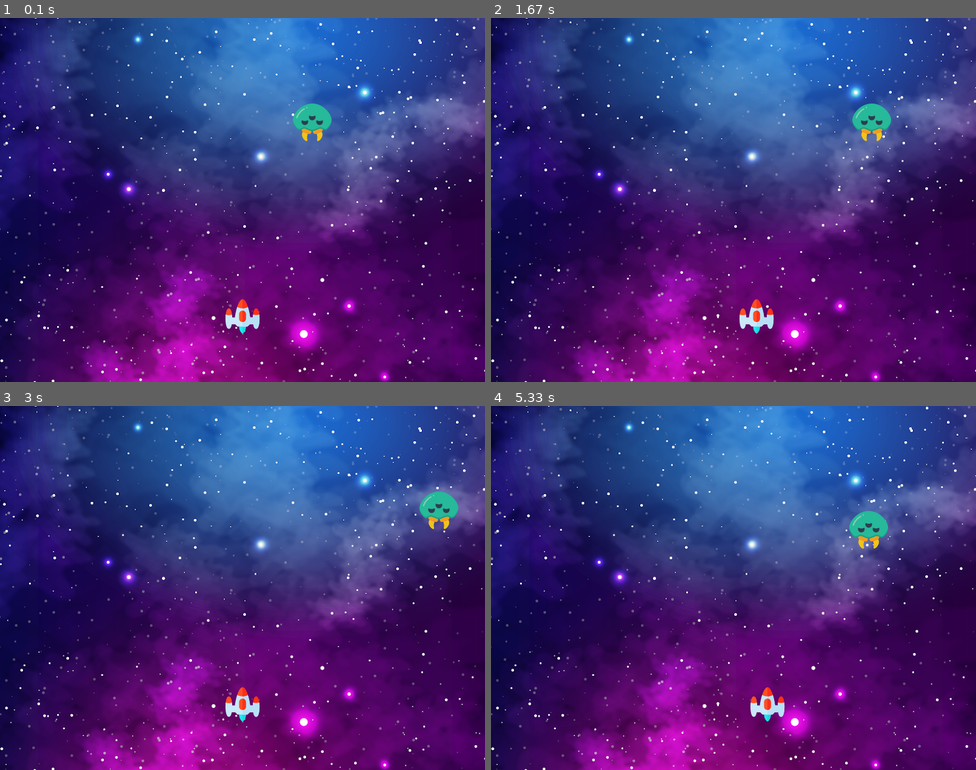
Above: before the commit, frames 1-4 (two rows, left to right).
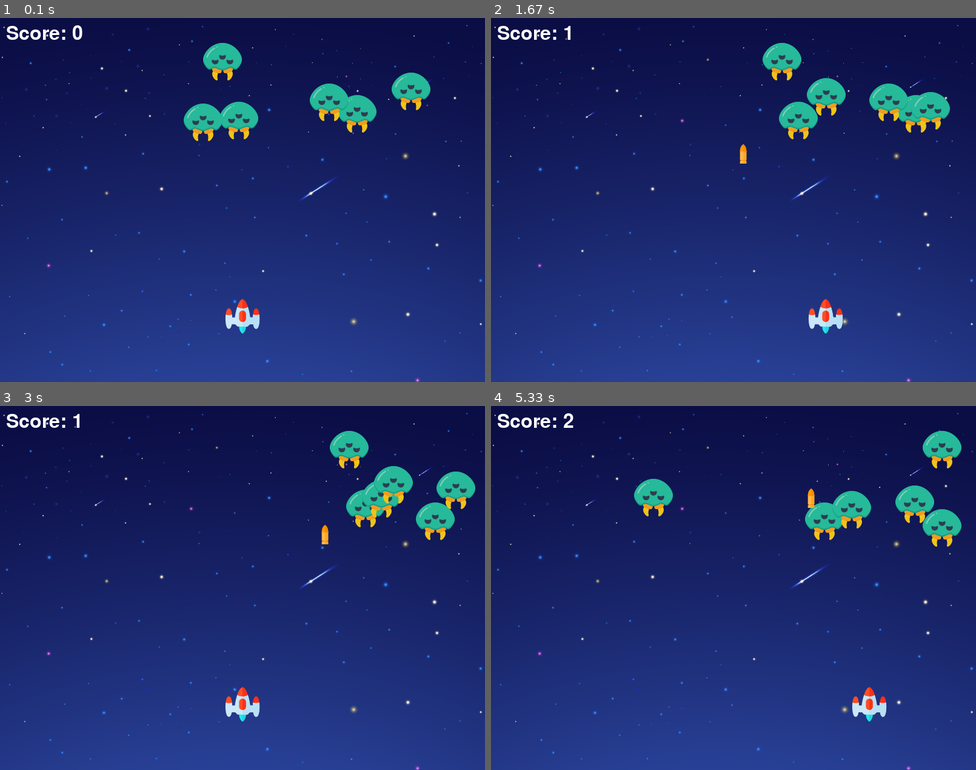
Above: after the commit, the same moments.

Repository: shakeelansari63/Training
Game: pygame game, started from PYGAME/main.py
Same seed, same stepped clock (60 frames per second), same inputs: the game is played once before the commit and once after it.
Inputs:
- Up to frame 1 (0.1 s): no input
- Up to frame 2 (1.67 s): tap Space at 0.33, 1.07, 1.37, 1.57 s; tap Enter at 0.67 s; hold Right 1-1.47 s; hold Right from 1.5 s (still down)
- Up to frame 3 (3 s): tap Space at 1.87, 2.07, 2.37, 2.63, 2.93 s; release Right at 1.97 s; hold Left 2-2.53 s; hold Left 2.57-2.97 s
- Up to frame 4 (5.33 s): hold Right 3-3.63 s; tap Space at 3.07, 3.37, 3.73, 4.03, 4.23, 4.53, 4.73, 5.03, 5.23 s; hold Left 3.67-4.13 s; hold Right 4.17-4.63 s; hold Right 4.67-5.13 s; hold Left from 5.17 s (still down)

The runs differ from the first frame. In frame 1, 91% of the frame differs, in the area x 0-100%, y 0-100%; in frame 2, 92%; in frame 3, 91%; in frame 4, 92%.

Commit message:
Working Game

Diff:
--- a/PYGAME/main.py
+++ b/PYGAME/main.py
@@ -1,5 +1,6 @@
 import pygame
 import random
+import math
 
 
 ## Initialize the Pygame Module
@@ -30,7 +31,7 @@
 player_min_posx = 10  ## Left padding of 10 px
 player_max_posx = 726  ## Right padding of 10 px + side of player
 move_player = 0   ## To avoid player moving as soon as screen load
-player_speed = 1
+player_speed = 4
 
 def player():
     ## Blit function draws the image
@@ -38,20 +39,85 @@
 
 
 ## Enemy Configuration
-enemy_img = pygame.image.load('assets/alien.png')
+
+## List for multiple enemies
+enemy_img = []
 enemy_min_posx = 10   ## Left padding of 10 px
 enemy_max_posx = 726  ## Right padding of 10 px + size of enemy i.e. 64 800 - 10 - 64
 enemy_min_posy = 40   ## Top padding of 40 px
 enemy_max_posy = 150  ## Enemy can generate till mid of screen
-enemy_posx = random.randint(enemy_min_posx, enemy_max_posx)   ## Random X Position
-enemy_posy = random.randint(enemy_min_posy, enemy_max_posy)   ## Random Y Position
+enemy_posx = []   ## Random X Position
+enemy_posy = []   ## Random Y Position
 
 enemy_speed = 1.2
-move_enemy = enemy_speed ## To move enemy as soon as screen load
+move_enemy = [] ## To move enemy as soon as screen load
 move_enemy_down = 32 ## Move enemy down by 32 px
-
-def enemy():
-    screen.blit(enemy_img, (enemy_posx, enemy_posy))
+number_of_enemies = 6
+
+for i in range(number_of_enemies):
+    enemy_img.append(pygame.image.load('assets/alien.png'))
+    enemy_posx.append(random.randint(enemy_min_posx, enemy_max_posx))
+    enemy_posy.append(random.randint(enemy_min_posy, enemy_max_posy))
+    move_enemy.append(enemy_speed)
+
+def enemy(indx):
+    screen.blit(enemy_img[indx], (enemy_posx[indx], enemy_posy[indx]))
+
+
+def new_enemy(indx):
+    global enemy_posx
+    global enemy_posy
+    enemy_posx[indx] = random.randint(enemy_min_posx, enemy_max_posx)   ## Random X Position
+    enemy_posy[indx] = random.randint(enemy_min_posy, enemy_max_posy)   ## Random Y Position
+
+## Enemy Configuration
+bullet_img = pygame.image.load('assets/bullet.png')
+bullet_min_posx = 42   ## Left padding of 10 px + 32 px to bring it tip of player
+bullet_max_posx = 758  ## Right padding of 10 px + size of enemy i.e. 64 800 - 10 - 32
+bullet_min_posy = 40   ## Padding top fot bullet
+bullet_posx = 0   ## Don't know the start Position
+bullet_posy = 424   ## Y position start at tip of player
+
+bullet_speed = 6
+move_bullet = bullet_speed ## To move enemy as soon as screen load
+
+bullet_state = 'READY'
+
+# Display bullet on Screen and set state to fired
+def fire_bullet():
+    global bullet_state
+    bullet_state = 'FIRED'
+    screen.blit(bullet_img, (bullet_posx, bullet_posy))
+
+# Reset Bullet state
+def bullet_ready():
+    global bullet_state
+    global bullet_posy
+    bullet_state = 'READY'
+    bullet_posy = 424
+
+# Check if Bullet has collided with enemy
+def enemy_colision(indx):
+    enemy_hit_x = enemy_posx[indx] + 32
+    enemy_hit_y = enemy_posy[indx] + 32
+    bullet_hit_x = bullet_posx + 16
+    bullet_hit_y = bullet_posy + 5
+
+    enemy_bullet_distance = math.sqrt( math.pow(enemy_hit_x - bullet_hit_x, 2)
+                                        + math.pow(enemy_hit_y - bullet_hit_y, 2) )
+
+    return enemy_bullet_distance < 27
+
+
+## Displaying the score
+font = pygame.font.Font('freesansbold.ttf', 32) ## Font name and size
+score_value = 0
+score_posx = 10
+score_posy = 10
+
+def show_score():
+    text = font.render("Score: " + str(score_value), True, (255, 255, 255))
+    screen.blit(text, (score_posx, score_posy))
 
 
 ## As soon as Screen is created, pygame closes automatically
@@ -75,8 +141,15 @@
         elif event.type == pygame.KEYDOWN:
             if event.key == pygame.K_LEFT:
                 move_player = -1 * player_speed ## Negative speed to move left
+
+            ## Move Player Right for Right Button
             elif event.key == pygame.K_RIGHT:
                 move_player = player_speed ## Positive speed to move right
+
+            ## Fire new bullet if space is pressed and previous bullet in ready state
+            elif event.key == pygame.K_SPACE and bullet_state == 'READY':
+                bullet_posx = player_posx + 16 ## Set Bullet X Position to X+16 of Player
+                fire_bullet()
 
         elif event.type == pygame.KEYUP:
             if event.key in (pygame.K_LEFT, pygame.K_RIGHT):
@@ -96,17 +169,37 @@
 
 
     ## Display Enemy
-    if enemy_posx + move_enemy < enemy_min_posx:
-        enemy_posx = enemy_min_posx
-        enemy_posy += move_enemy_down
-        move_enemy = enemy_speed
-    elif enemy_posx + move_enemy > enemy_max_posx:
-        enemy_posx = enemy_max_posx
-        enemy_posy += move_enemy_down
-        move_enemy = -1 * enemy_speed
-    else:
-        enemy_posx += move_enemy
-    enemy()
+    for i in range(number_of_enemies):
+        if enemy_posx[i] + move_enemy[i] < enemy_min_posx:
+            enemy_posx[i] = enemy_min_posx
+            enemy_posy[i] += move_enemy_down
+            move_enemy[i] = enemy_speed
+        elif enemy_posx[i] + move_enemy[i] > enemy_max_posx:
+            enemy_posx[i] = enemy_max_posx
+            enemy_posy[i] += move_enemy_down
+            move_enemy[i] = -1 * enemy_speed
+        else:
+            enemy_posx[i] += move_enemy[i]
+        enemy(i)
+
+        ## Check if Bullet hit Enemy
+        if enemy_colision(i):
+            bullet_ready()
+            new_enemy(i)
+            score_value += 1
+
+    ## Display bullet only if it is in ready state and reset bullet state if it reach screen edge
+    if bullet_state == 'FIRED':
+        if bullet_posy - move_bullet < bullet_min_posy:
+            bullet_posy = bullet_min_posy
+            fire_bullet()
+            bullet_ready()
+        else:
+            bullet_posy -= move_bullet
+            fire_bullet()
+
+    ## Display Score always
+    show_score()
 
     ## This will keep updating the display window for every changes user make
     pygame.display.update()
Binary file changed: PYGAME/assets/bg.png
Binary file added: PYGAME/assets/bullet.png
